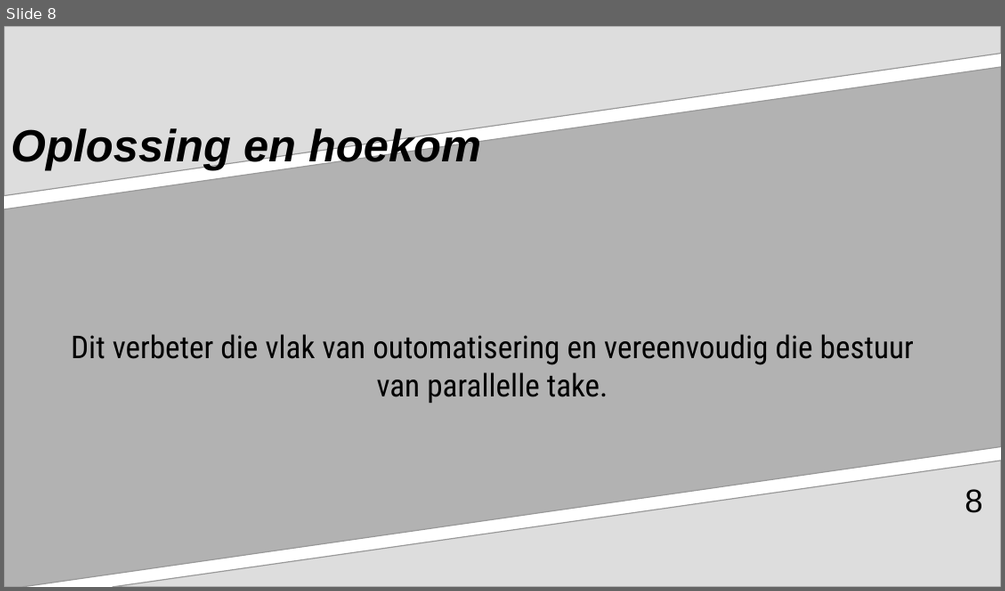
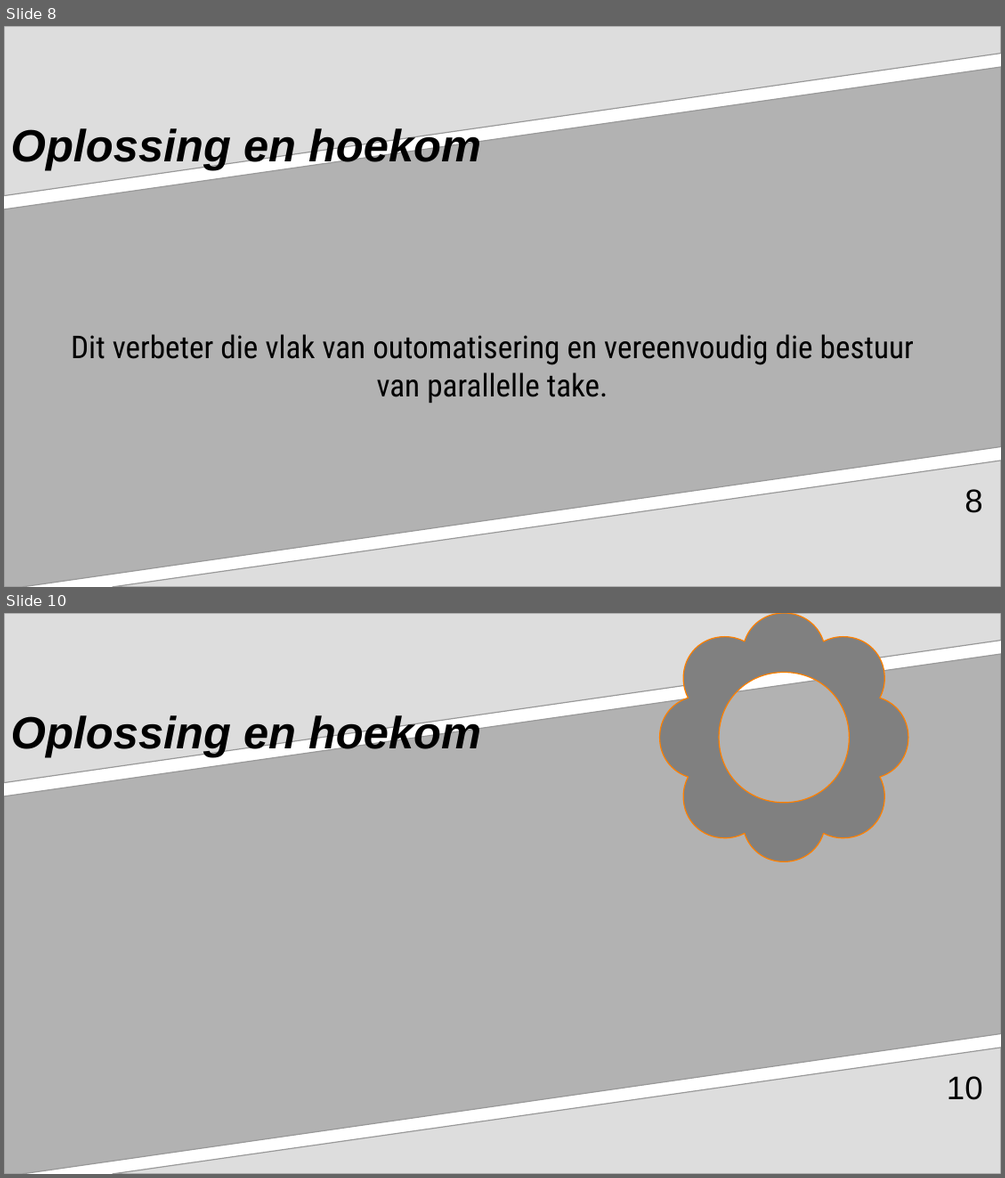
Before and after one commit to BroerSakki/Orcstrate, a slide deck: docs/planning/Orcstrate_Powerpoint.odp. Shown one above the other, each under a label of ours: slide 8 before the commit, slides 8 and 10 after it; the slides between them are not shown. The pictures are 1005x591 and 1005x1178 pixels, drawn with LibreOffice and Linux fonts; fonts in the diff are those of the drawing. Boxes give left, top, right and bottom in pixels: in the first picture for what was removed or moved away, otherwise in the second. Text is boxed around its words. In the diff, an @@ line names an element or a change of style, - is before the commit and + after.

```diff
--- a/docs/planning/Orcstrate_Powerpoint.odp
+++ b/docs/planning/Orcstrate_Powerpoint.odp
@@ slide 10 added at (x1=4, y1=613, x2=1001, y2=1174), background #FFFFFF; not listed: 3 template elements that a slide beside it also shows @@
@@ freeform shape added at (x1=660, y1=613, x2=908, y2=861), fill #808080, outline #FF8000 0.85 pt @@
@@ title added at (x1=11, y1=712, x2=481, y2=757), 35.9 pt, text #000000, bold, italic @@
+Oplossing en hoekom
@@ page number added at (x1=947, y1=1076, x2=983, y2=1100), 26 pt, text #000000 @@
+10
```
Also in this commit, not shown: 1 slide changed, 3 other slides added, 1 other file.
